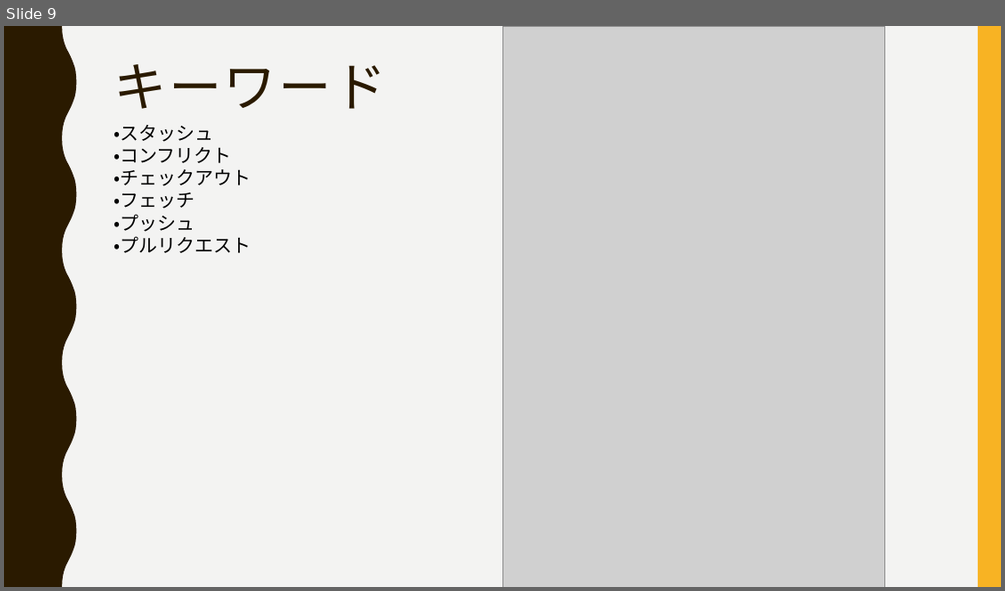
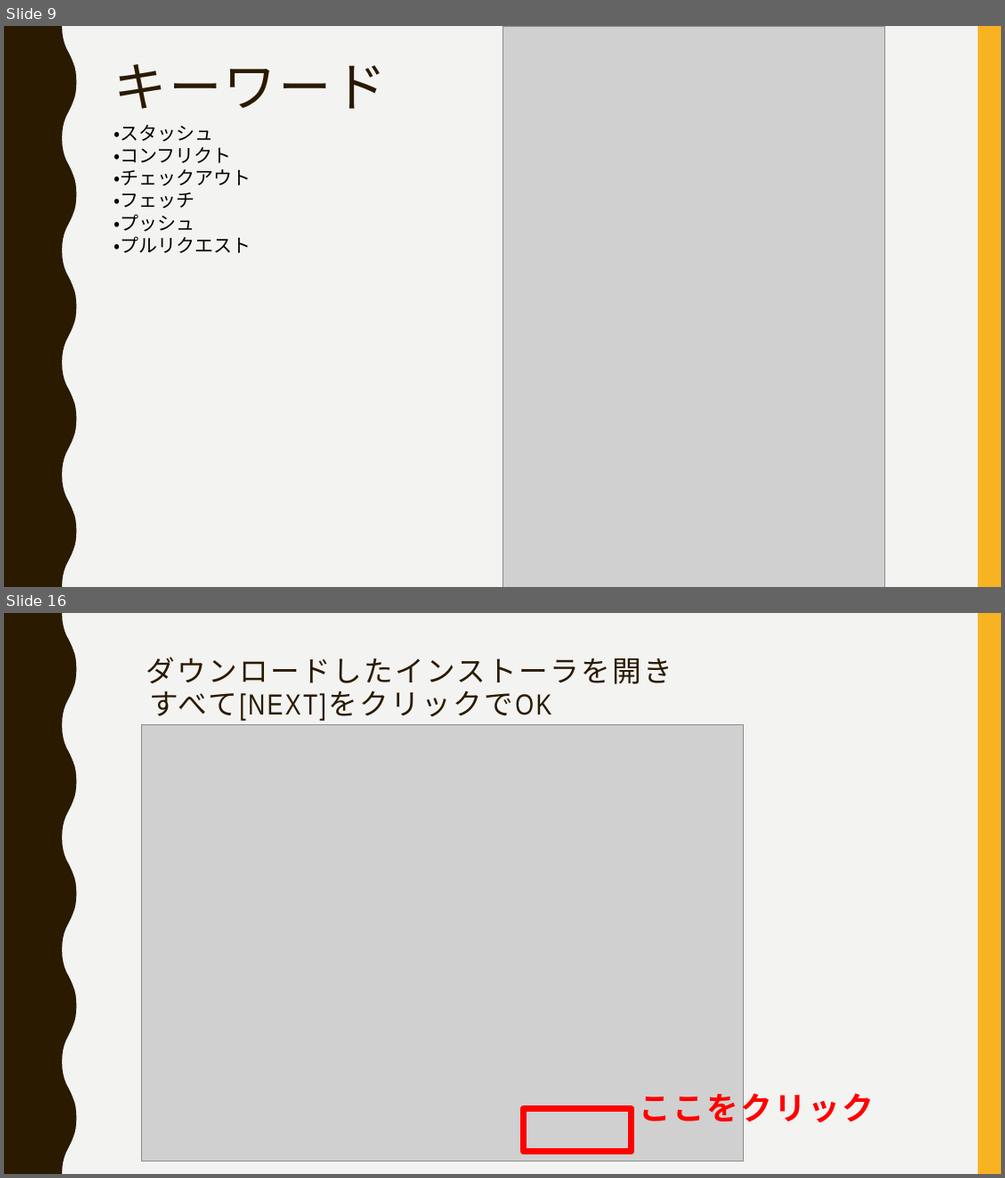
Before and after one commit to FIY24554/git_test, a slide deck: gitについて_加藤.pptx. Shown one above the other, each under a label of ours: slide 9 before the commit, slides 9 and 16 after it; the slides between them are not shown. The pictures are 1005x591 and 1005x1178 pixels, drawn with LibreOffice and Linux fonts; fonts in the diff are those of the drawing; grey boxes stand for pictures. Boxes give left, top, right and bottom in pixels: in the first picture for what was removed or moved away, otherwise in the second. Text is boxed around its words. In the diff, an @@ line names an element or a change of style, - is before the commit and + after.

```diff
--- a/gitについて_加藤.pptx
+++ b/gitについて_加藤.pptx
@@ slide 16 added at (4,613,1001,1174), background #F3F3F2; not listed: 2 template elements that a slide beside it also shows @@
@@ text added at (146,657,672,684), 28 pt, text #2A1A00 @@
+ダウンロードしたインストーラを開き
@@ text added at (149,691,551,721), 28 pt, text #2A1A00 @@
+すべて[NEXT]をクリックでOK
@@ picture added at (142,725,743,1161) @@
@@ text added at (639,1087,874,1128), 30.6 pt, text #FF0000, bold @@
+ここをクリック
@@ rectangle added at (523,1109,631,1151), outline #FF0000 6 pt @@
```
Also in this commit, not shown: 6 other slides added, 1 slide removed.
